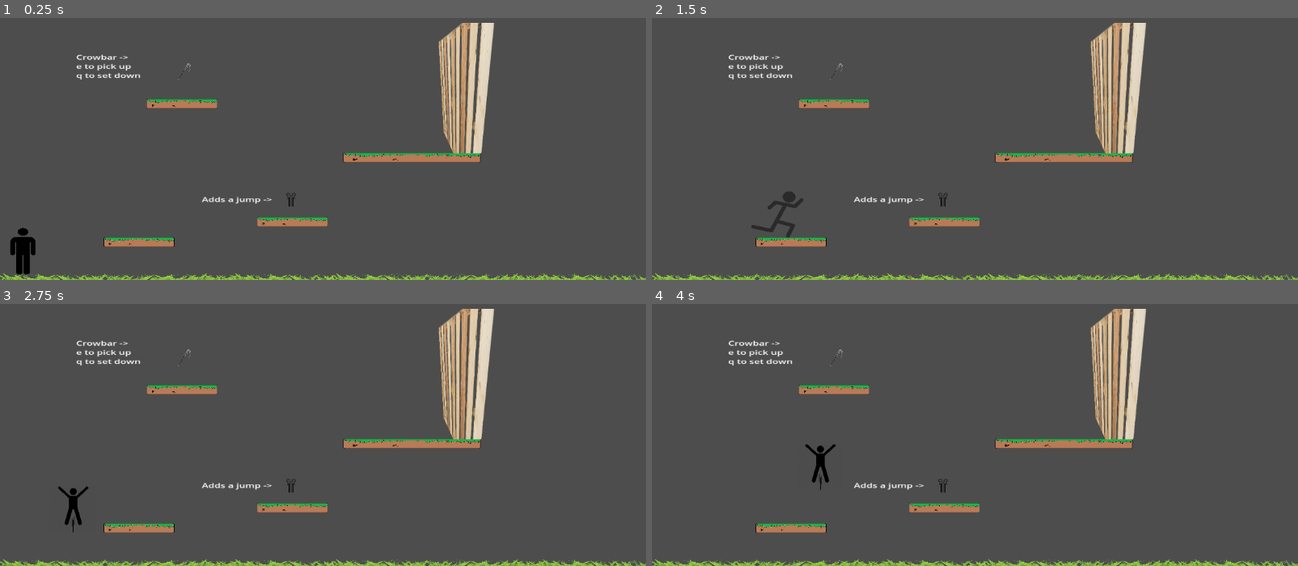
Above: before the commit, frames 1-4 (two rows, left to right).
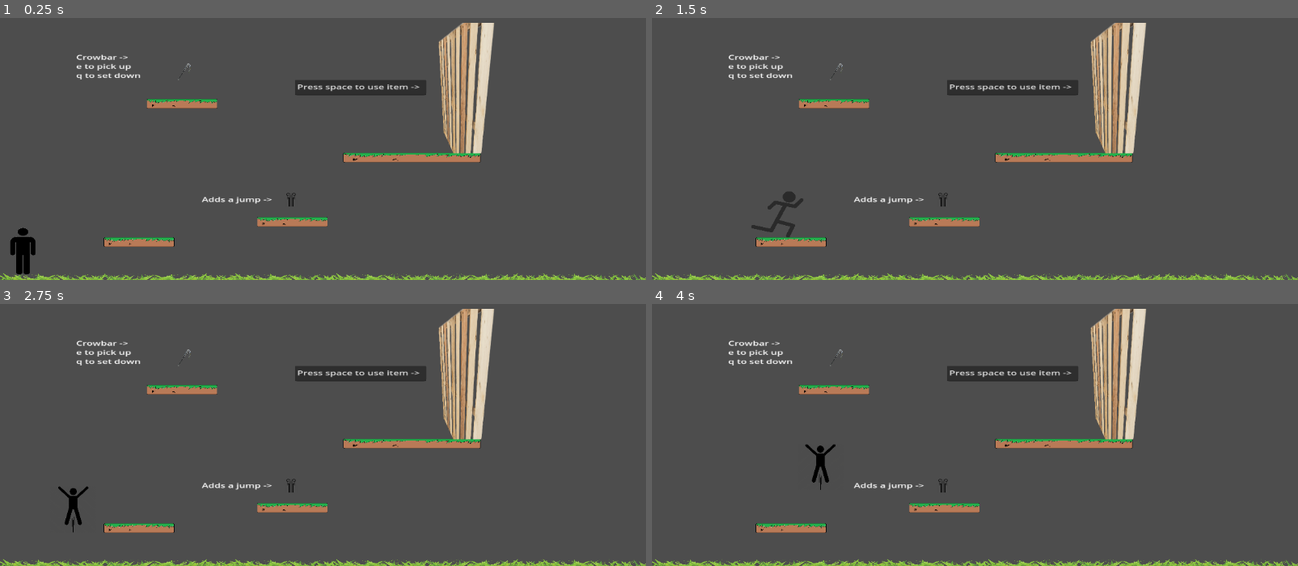
Above: after the commit, the same moments.

Repository: DaBigRed/Hint
Game: Godot game, scene res://Intro.tscn
The game is run twice, just before and just after one commit, with the same random seed, the same clock (stepped at 60 frames per second) and the same inputs.
Inputs:
- Up to frame 1 (0.25 s): no input
- Up to frame 2 (1.5 s): tap Enter at 0.5 s; hold D (right) from 0.53 s (still down); tap Space (use) at 0.6 s; tap Up (jump) at 0.77 s; tap E (pickup) at 1.35 s
- Up to frame 3 (2.75 s): tap Up (jump) at 1.52 s; tap Space (use) at 1.55, 2.3 s; release D (right) at 2.03 s; hold A (left) from 2.03 s (still down); hold Shift (shift) from 2.03 s (still down)
- Up to frame 4 (4 s): release A (left) at 2.78 s; release Shift (shift) at 2.78 s; hold D (right) from 2.78 s (still down); tap Space (use) at 2.85, 3.6 s; tap Up (jump) at 3.02, 3.77 s

The runs differ from the first frame. In frame 1, 1.0% of the frame differs, in the area x 45-66%, y 23-30%; in frame 2, 1.0%; in frame 3, 1.0%; in frame 4, 1.0%.

Commit message:
more stuff

Diff:
--- a/Char.gd
+++ b/Char.gd
@@ -14,6 +14,7 @@
 @export var max_jumps: int = 1  # Default jump count
 var jumps_left: int
 var have_item = false
+var item_type = ""
 
 
 func _ready():
@@ -101,3 +102,4 @@
 		match item_type:
 			"Crowbar":
 				have_item = true
+				item_type = "Crowbar"
--- a/Intro.tscn
+++ b/Intro.tscn
@@ -12,6 +12,7 @@
 [ext_resource type="Script" path="res://crowbar.gd" id="10_1yix5"]
 [ext_resource type="Texture2D" uid="uid://6g7iv8bigtb1" path="res://crowbar.png" id="11_myufv"]
 [ext_resource type="Texture2D" uid="uid://kcnx2rgsn5ty" path="res://wood.png" id="12_y6kga"]
+[ext_resource type="Script" path="res://area_2d.gd" id="13_k4fcv"]
 
 [sub_resource type="RectangleShape2D" id="RectangleShape2D_idxln"]
 size = Vector2(44.6756, 118.915)
@@ -35,6 +36,9 @@
 
 [sub_resource type="RectangleShape2D" id="RectangleShape2D_mhuv1"]
 size = Vector2(69.2633, 288.793)
+
+[sub_resource type="RectangleShape2D" id="RectangleShape2D_jqr3a"]
+size = Vector2(35.5288, 93.5235)
 
 [node name="Intro" type="Node2D"]
 position = Vector2(0, 648)
@@ -206,5 +210,20 @@
 position = Vector2(223.392, -4.24695)
 shape = SubResource("RectangleShape2D_mhuv1")
 
+[node name="TextEdit" type="TextEdit" parent="Area2D"]
+offset_left = -46.0
+offset_top = -47.0
+offset_right = 168.0
+offset_bottom = -8.0
+text = "Press space to use item ->"
+
+[node name="wood" type="Area2D" parent="Area2D"]
+script = ExtResource("13_k4fcv")
+
+[node name="CollisionShape2D" type="CollisionShape2D" parent="Area2D/wood"]
+position = Vector2(170.496, 92.0174)
+shape = SubResource("RectangleShape2D_jqr3a")
+
 [connection signal="collected" from="Double_Jump" to="Char" method="_on_power_up_collected"]
 [connection signal="collected" from="Crowbar" to="Char" method="_on_item_collected"]
+[connection signal="collected" from="Crowbar" to="Area2D/wood" method="_on_crowbar_collected"]
--- a/area_2d.gd
+++ b/area_2d.gd
@@ -1,11 +1,20 @@
 extends Area2D
 
+signal broken()
 
-# Called when the node enters the scene tree for the first time.
-func _ready() -> void:
-	pass # Replace with function body.
+var player_in_area: bool = false
 
+func _ready():
+	connect("body_entered", _on_body_entered)
+	connect("body_exited", _on_body_exited)
 
-# Called every frame. 'delta' is the elapsed time since the previous frame.
-func _process(delta: float) -> void:
-	pass
+func _on_body_entered(_body):
+	player_in_area = true
+
+func _on_body_exited(_body):
+	player_in_area = false
+
+func _process(_delta):
+	if player_in_area and Input.is_action_just_pressed("use"):
+		broken.emit(true)
+		queue_free()
--- a/crowbar.gd
+++ b/crowbar.gd
@@ -2,7 +2,7 @@
 
 @export var item_type: String = "Crowbar" # Can be customized for different power-ups
 
-signal collected(power_type)
+signal collected(item_type)
 
 var player_in_area: bool = false
 
--- a/project.godot
+++ b/project.godot
@@ -17,6 +17,7 @@
 
 [display]
 
+window/size/mode=3
 window/size/borderless=true
 window/dpi/allow_hidpi=false
 
Not shown: 1 places in Intro.tscn that only renumber resources
